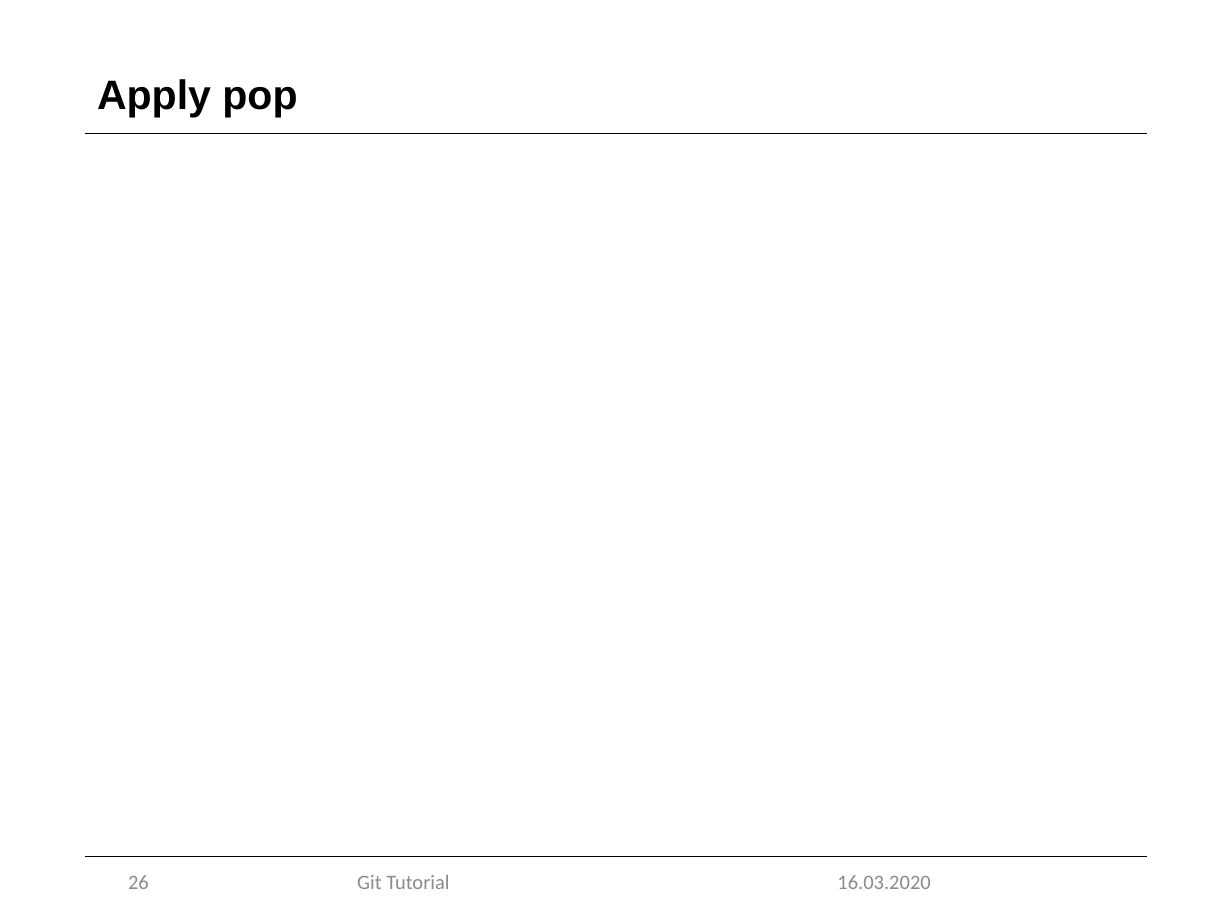
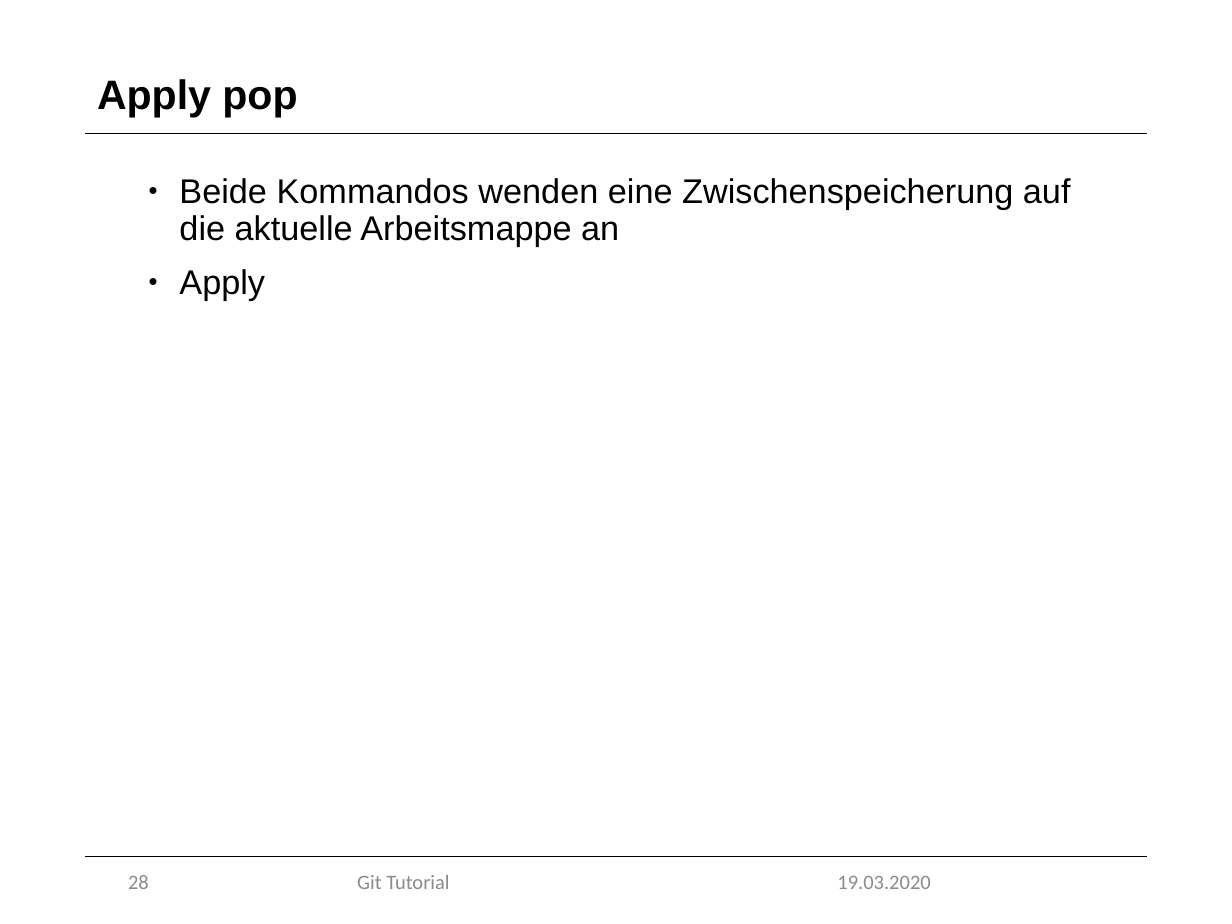
Before and after one commit to marcretzlaff/projektarbeit, a slide deck: slide 28 of Präsentation-90min/Präsentation-90min.pptx (slide 26 before the commit). Drawn at 1232x924 pixels with LibreOffice and Linux fonts; fonts in the diff are those of the drawing; background and template pictures are left out. Boxes give left, top, right and bottom in pixels: in the first picture for what was removed or moved away, otherwise in the second. Text is boxed around its words. In the diff, an @@ line names an element or a change of style, - is before the commit and + after.

```diff
--- a/Präsentation-90min/Präsentation-90min.pptx
+++ b/Präsentation-90min/Präsentation-90min.pptx
@@ text added at (179, 178, 1071, 301), 20 pt, text #000000 @@
+• Beide Kommandos wenden eine Zwischenspeicherung auf die aktuelle Arbeitsmappe an
+• Apply
@@ page number at (128, 875, 149, 889): text changed @@
-26
+28
@@ text at (837, 876, 930, 889): text changed @@
-16.03.2020
+19.03.2020
```
Also in this commit, not shown: 27 other slides changed, 4 slides added, 2 slides removed.
